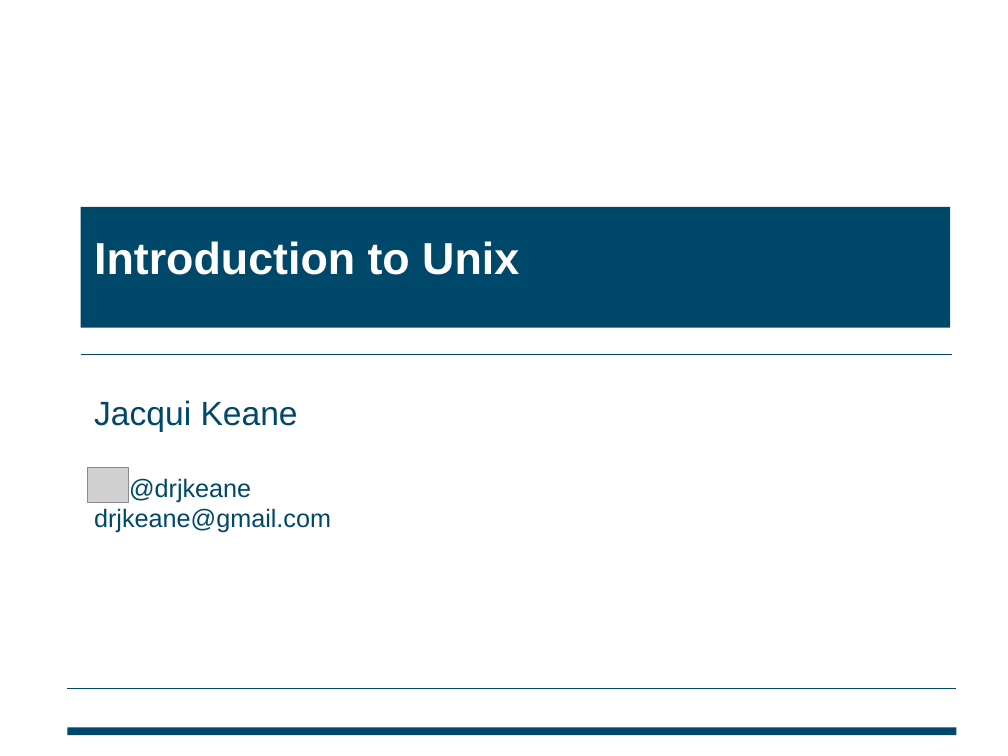
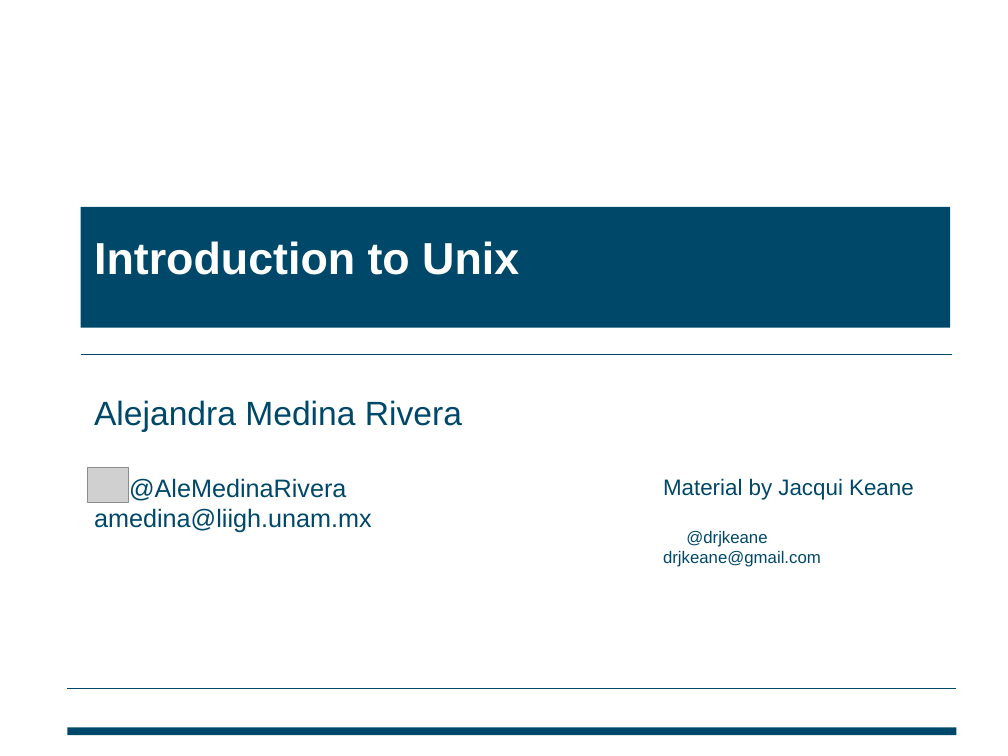
Before and after one commit to WTAC-NGS/unix, a slide deck: slide 1 of lecture/2020-NGSBio-UnixSlides.pptx. Drawn at 1008x756 pixels with LibreOffice and Linux fonts; fonts in the diff are those of the drawing; grey boxes stand for pictures; background and template pictures are left out. Boxes give left, top, right and bottom in pixels: in the first picture for what was removed or moved away, otherwise in the second. Text is boxed around its words. In the diff, an @@ line names an element or a change of style, - is before the commit and + after.

Commit message:
name changed

```diff
--- a/lecture/2020-NGSBio-UnixSlides.pptx
+++ b/lecture/2020-NGSBio-UnixSlides.pptx
@@ subtitle at box(94, 400, 462, 533): text changed @@
-Jacqui Keane
-@drjkeane
-drjkeane@gmail.com
+Alejandra Medina Rivera
+@AleMedinaRivera
+amedina@liigh.unam.mx
@@ text added at box(663, 478, 914, 567), 12 pt, text #004869 @@
+Material by Jacqui Keane
+@drjkeane
+drjkeane@gmail.com
```
